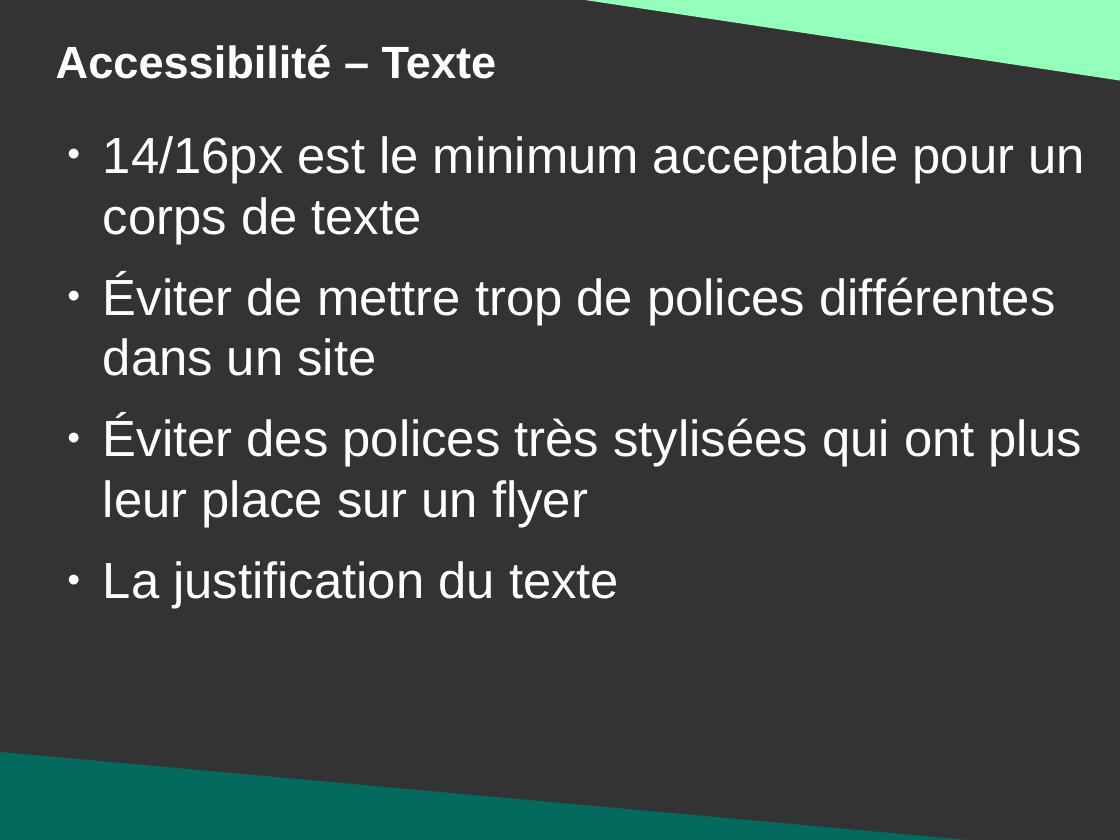
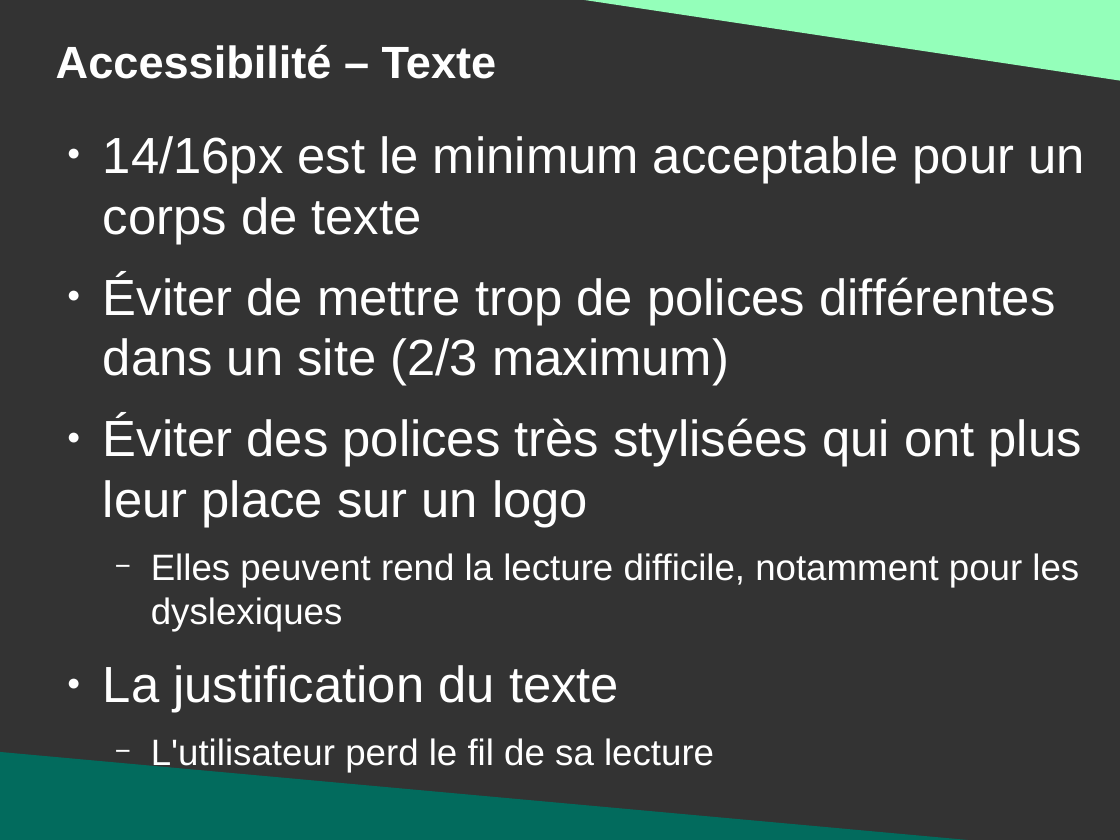
Before and after one commit to DanYellow/presentations, a slide deck: slide 7 of mmi/html/bonnes-pratiques/presentation.odp (slide 6 before the commit). Drawn at 1120x840 pixels with LibreOffice and Linux fonts; fonts in the diff are those of the drawing. Boxes give left, top, right and bottom in pixels: in the first picture for what was removed or moved away, otherwise in the second. Text is boxed around its words. In the diff, an @@ line names an element or a change of style, - is before the commit and + after.

```diff
--- a/mmi/html/bonnes-pratiques/presentation.odp
+++ b/mmi/html/bonnes-pratiques/presentation.odp
@@ text at bbox=[103, 274, 1082, 631]: text changed @@
-● Éviter de mettre trop de polices différentes dans un site
-● Éviter des polices très stylisées qui ont plus leur place sur un flyer
+● Éviter de mettre trop de polices différentes dans un site (2/3 maximum)
+● Éviter des polices très stylisées qui ont plus leur place sur un logo
+  − Elles peuvent rend la lecture difficile, notamment pour les dyslexiques
@@ text at bbox=[151, 738, 714, 772]: paragraph added @@
+  − L'utilisateur perd le fil de sa lecture
```
Also in this commit, not shown: 6 other slides changed, 4 slides added, 30 other files.
